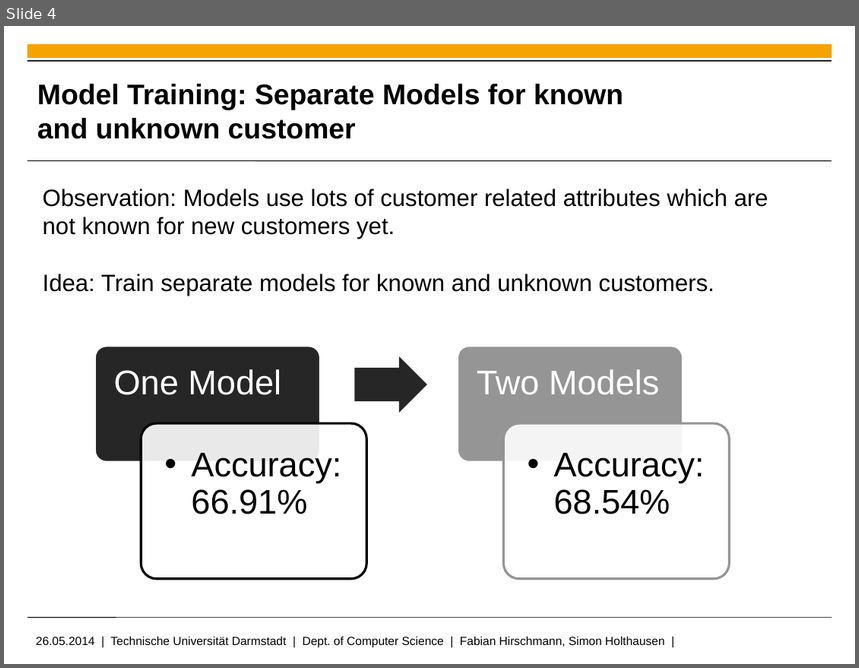
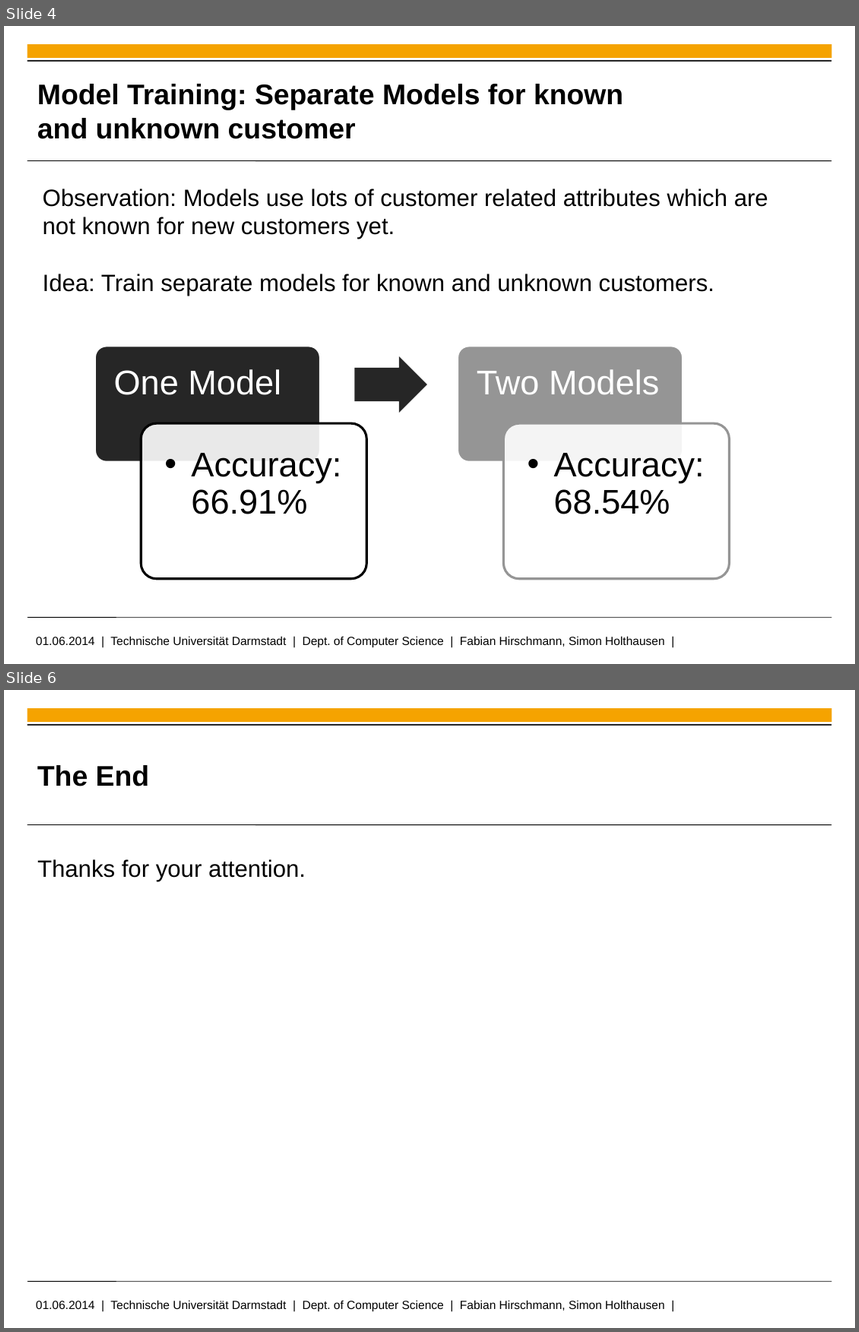
Before and after one commit to fhirschmann/ml_dmc2014, a slide deck: doc/pres-prudsys.pptx. Shown one above the other, each under a label of ours: slide 4 before the commit, slides 4 and 6 after it; the slides between them are not shown. The pictures are 859x668 and 859x1332 pixels, drawn with LibreOffice and Linux fonts; fonts in the diff are those of the drawing; background and template pictures are left out. Boxes give left, top, right and bottom in pixels: in the first picture for what was removed or moved away, otherwise in the second. Text is boxed around its words. In the diff, an @@ line names an element or a change of style, - is before the commit and + after.

```diff
--- a/doc/pres-prudsys.pptx
+++ b/doc/pres-prudsys.pptx
@@ slide 6 added at box(4, 690, 855, 1328), background #FFFFFF; not listed: 5 template elements that a slide beside it also shows @@
@@ title added at box(37, 765, 149, 787), 24 pt, text #000000, bold @@
+The End
@@ text added at box(37, 859, 306, 882), 20 pt, text #000000 @@
+Thanks for your attention.
@@ slide 4 changed as well @@
@@ text at box(36, 636, 664, 648): text changed @@
-26.05.2014 | Technische Universität Darmstadt | Dept. of Computer Science | Fabian Hirschmann, Simon Holthausen |
+01.06.2014 | Technische Universität Darmstadt | Dept. of Computer Science | Fabian Hirschmann, Simon Holthausen |
```
Also in this commit, not shown: 3 other slides changed, 1 other slide added.
